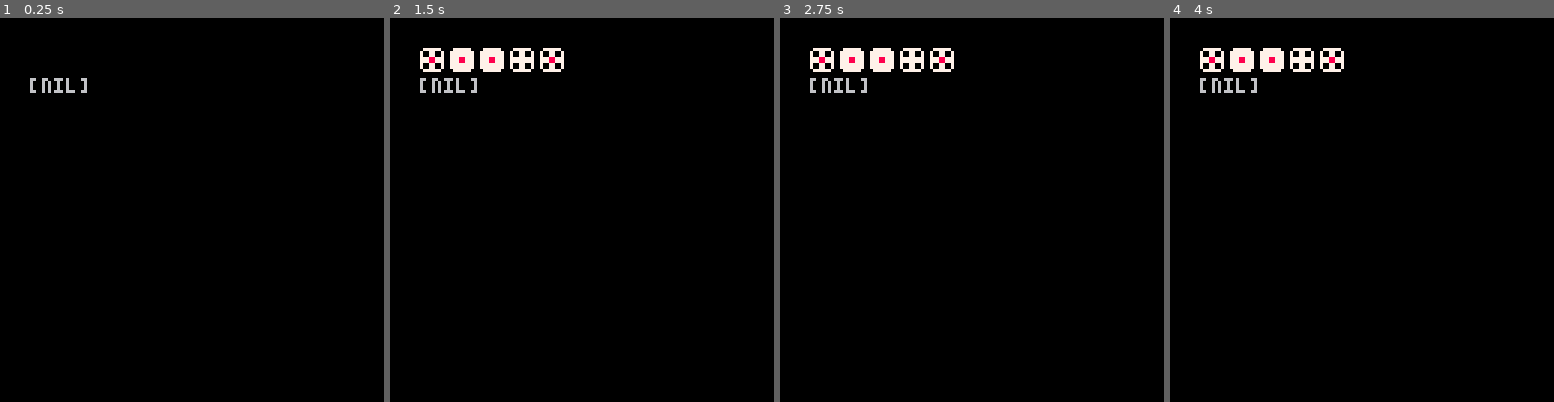
Above: before the commit, frames 1-4 (left to right).
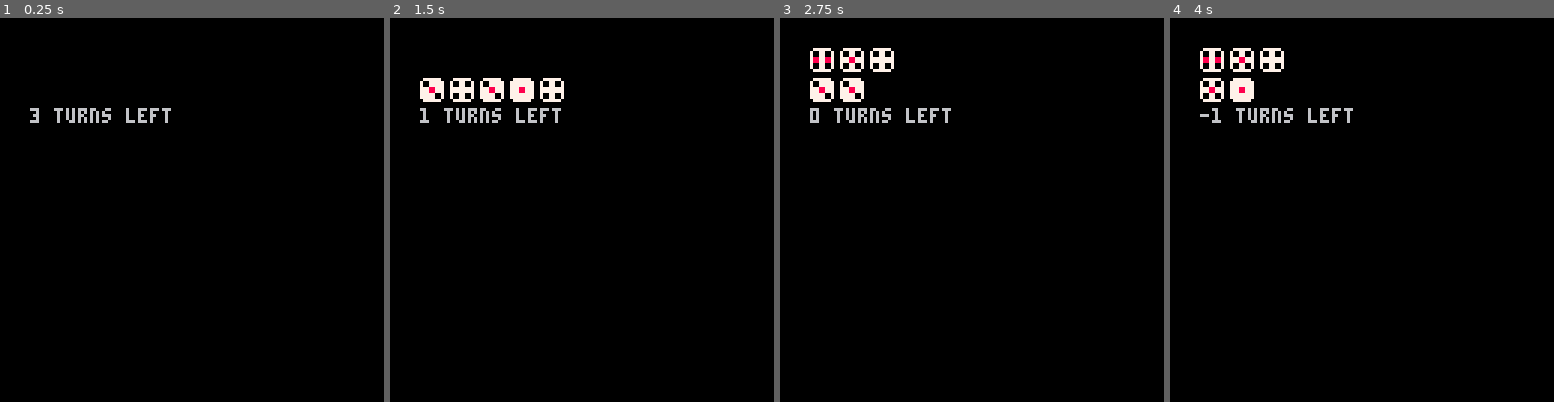
Above: after the commit, the same moments.

Repository: marijnio/ship-captain-crew
Game: PICO-8 cartridge dice.p8
Same seed, same stepped clock (60 frames per second), same inputs: the game is played once before the commit and once after it.
Inputs:
- Up to frame 1 (0.25 s): no input
- Up to frame 2 (1.5 s): tap X (X key) at 0.33, 1.07 s
- Up to frame 3 (2.75 s): tap X (X key) at 1.85 s
- Up to frame 4 (4 s): tap X (X key) at 2.97 s

The runs differ from the first frame. In frame 1, 0.8% of the frame differs, in the area x 7-45%, y 15-28%; in frame 2, 3.7%, in the area x 7-46%, y 7-28%; in frame 3, 2.1%; in frame 4, 2.1%.

Commit message:
Hand handling

Diff:
--- a/dice.p8
+++ b/dice.p8
@@ -1,7 +1,12 @@
 pico-8 cartridge // http://www.pico-8.com
-version 18
+version 22
 __lua__
-player = { dice = {}  }
+player = {
+ bank = {},
+ turns = 3
+}
+
+dice = {}
 
 function player:new (o)
  o = o or {}
@@ -16,33 +21,67 @@
 	return flr(rnd(6) + 1)
 end
 
-function contains(h,n)
- r = false
- for i, v in pairs(hand) do
-  if v == n then
-   r = true
+--returns whether given table
+--contains element x
+function contains(t,x)
+ for k, v in pairs(t) do
+  if v == x then
+   return true
   end
  end
- return r
+ return false
+end
+
+--search for x in t and bank
+--it in b, only once
+function search_and_bank(t,b,x)
+	for k,v in pairs(t) do
+	 if v==x then
+	  --found it, so add it to bank
+	  add(b, v)
+	  --remove it from t
+	  t[k] = nil
+	  --stop
+	  break
+	 end
+	end
 end
 
 function _init()
-
+   printh("init")
 end
 
 function _update()
  if btnp(❎) then
-  if #player.dice == 0 then
-	  local i = 0
-	  while i < 5 do
-	   add(player.dice, roll_die())
-	   i += 1
-	   printh("adding die...")
+  dice = {}
+
+  local i = 0
+  while i < 5-#player.bank do
+   add(dice, roll_die())
+   i += 1
+  end
+
+  --determine which die to
+  --search for first
+	 i = 6-#player.bank
+
+	 --continue until 4 is banked
+	 while i >= 4 do
+
+	  --break if alread in bank
+	  if (contains(player.bank, i)) then break end
+	  --break if not allowed yet
+	  if i!=6 then
+ 	  if contains(player.bank, i+1) == false then break end
 	  end
-	 else
-	  -- handle rest
+
+	  --bank i if you can find it
+	  search_and_bank(dice,player.bank,i)
+
+   i-=1
 	 end
 
+  player.turns-=1
  end
 end
 
@@ -60,9 +99,10 @@
 function _draw()
  cls()
 
- draw_dice(player.dice,10,10)
+ draw_dice(player.bank,10,10)
+ draw_dice(dice,10,20)
 
- print(player.stage,10,20)
+ print(tostr(player.turns) .. " turns left",10,30)
 end
 __gfx__
 00000000077777700777777007777770077777700777777007777770000000000000000000000000000000000000000000000000000000000000000000000000
